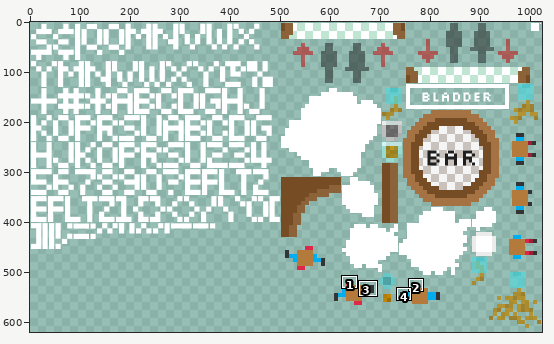
Sprite sheet -- Assets/Resources/Atlases/MainSheet-sixPack.png. The picture above shows the old version from afar; the outline marks the close-up.
Close-up. Old version:
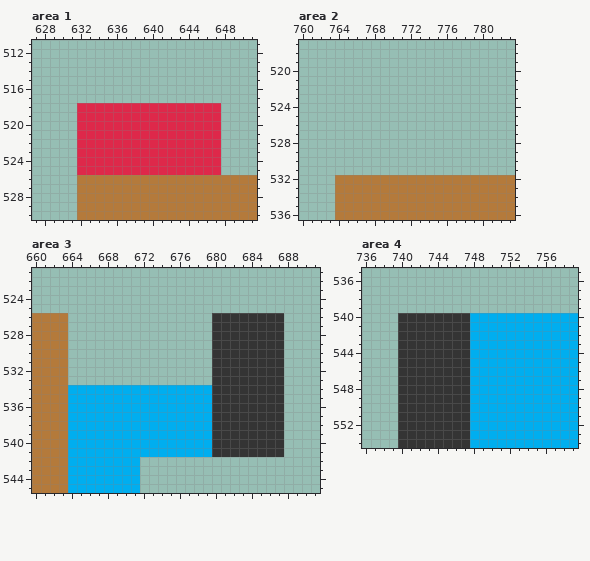
The file is 1024x1024 pixels. Pixels under 10% opacity are left out. Colours within 5 levels of each other are drawn and written as one. Shown: area 1: x 627..651, y 511..530; area 2: x 760..783, y 517..536; area 3: x 660..691, y 521..545; area 4: x 736..759, y 535..554. The wide view leaves out empty margins. The commit also changed other parts of the picture, which this record leaves out.
Once edited:
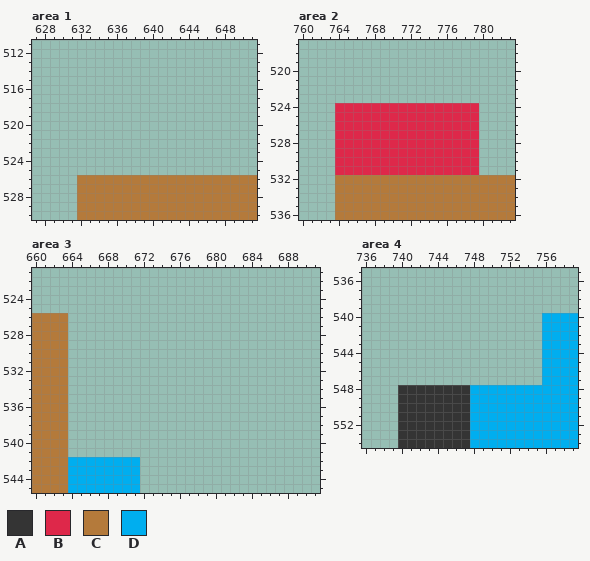
Palette (. is transparent): A #343434  B #de284a  C #b47a3b  D #00aeef
From old to new:
Area 1:
Colour B is removed in rows 518 to 525 at x 632 to 647.
Area 2:
There is now colour B in rows 524 to 531 at x 764 to 779.
Area 3:
Colour A is removed in rows 526 to 541 at x 680 to 687.
Colour D is removed in rows 534 to 541 at x 664 to 679.
Area 4:
Colour A is removed in rows 540 to 547 at x 740 to 747.
Colour D is removed in rows 540 to 547 at x 748 to 755.
Pixel boxes of the changes (left, top, right, bottom) in both close-ups:
erased: (77, 103, 221, 175)
added: (335, 103, 479, 175)
erased: (68, 313, 284, 457)
erased: (398, 313, 542, 385)
